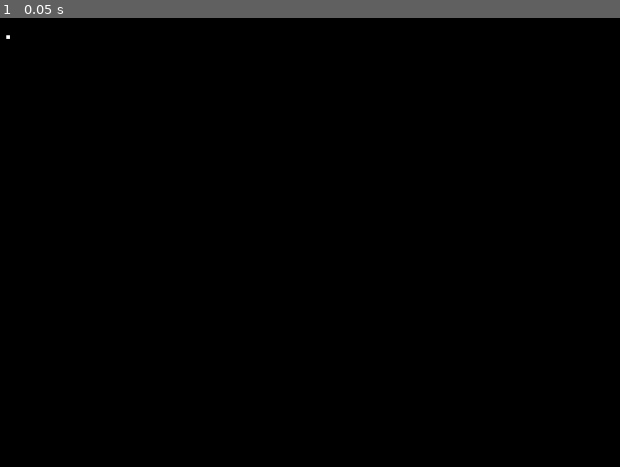
Above: before the commit, frame 1.
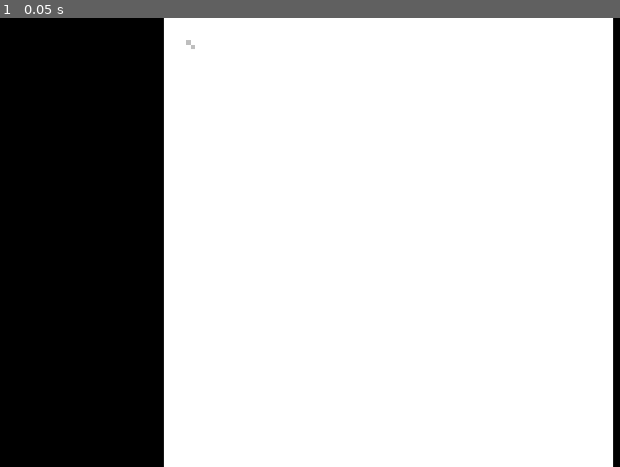
Above: after the commit, the same moment.

Repository: Dobefu/godot-game-of-life
Game: Godot game, scene res://main.tscn
Same seed, same stepped clock (60 frames per second), same inputs: the game is played once before the commit and once after it.
Inputs:
- Up to frame 1 (0.05 s): no input

The runs differ from the first frame. In frame 1, 72% of the frame differs, in the area x 0-99%, y 0-100%.

Commit message:
Add logic to keep the canvas centered

Diff:
--- a/canvas.gd
+++ b/canvas.gd
@@ -11,17 +11,21 @@
 
 func _ready() -> void:
 	image = Image.create_empty(width, height, false, Image.FORMAT_L8)
+	image.fill(Color.WHITE)
 	texture = ImageTexture.create_from_image(image)
 
 
 func _process(_delta: float) -> void:
 	window_size = get_window().size
 	texture.update(image)
+	queue_redraw()
 
 	if (window_size != window_size_prev):
 		window_size_prev = window_size
 
 func _draw() -> void:
-	image.set_pixel(5, 5, Color.WHITE)
+	image.set_pixel(5, 5, Color.GRAY)
+	image.set_pixel(6, 6, Color.GRAY)
 
-	draw_texture_rect(texture, Rect2(Vector2(0, 0), Vector2(500, 500)), false)
+	var draw_size = min(window_size.x, window_size.y)
+	draw_texture_rect(texture, Rect2(Vector2(window_size.x / 2 - draw_size / 2, window_size.y / 2 - draw_size / 2), Vector2i(draw_size, draw_size)), false)
